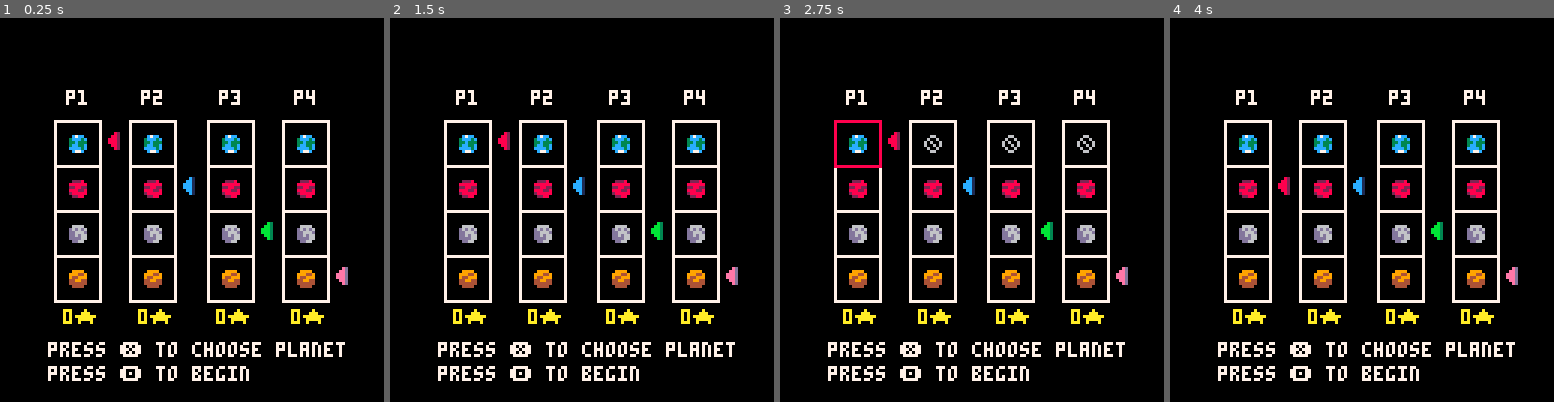
Above: before the commit, frames 1-4 (left to right).
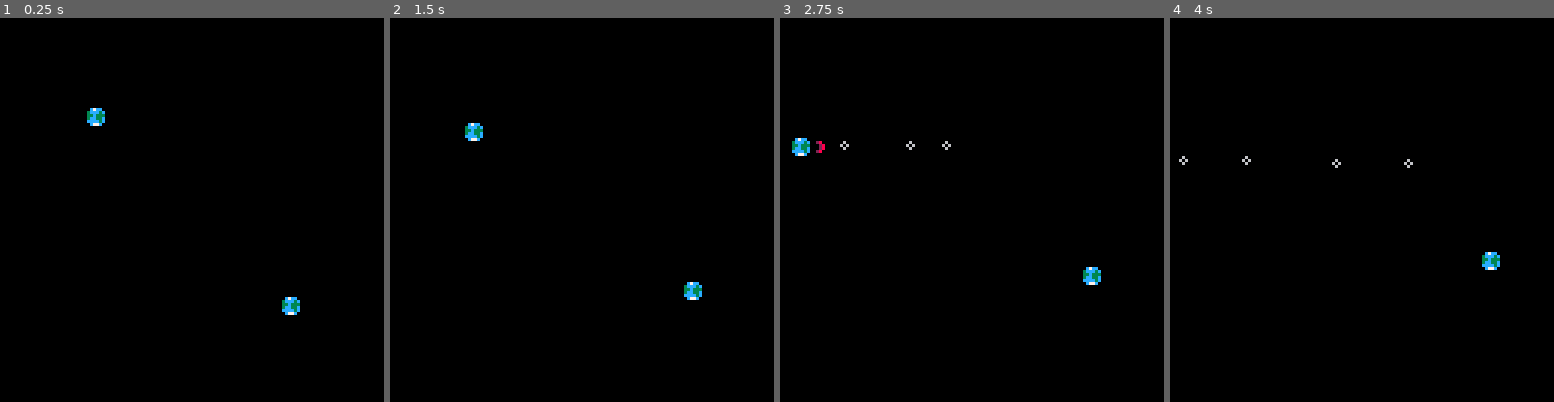
Above: after the commit, the same moments.

Repository: felix-berg/kjam
Game: PICO-8 cartridge proofofconcept.p8
The game is run twice, just before and just after one commit, with the same random seed, the same clock (stepped at 60 frames per second) and the same inputs.
Inputs:
- Up to frame 1 (0.25 s): no input
- Up to frame 2 (1.5 s): tap X (X key) at 0.33, 1.07 s; tap O (Z key) at 0.7 s
- Up to frame 3 (2.75 s): hold Right 1.6-2.1 s; tap O (Z key) at 1.7, 2.1, 2.5 s; tap X (X key) at 1.85 s; hold Up 2.15-2.42 s; hold Right from 2.47 s (still down)
- Up to frame 4 (4 s): tap O (Z key) at 2.9, 3.3, 3.7 s; tap X (X key) at 2.97 s; release Right at 3.03 s; hold Left 3.08-3.58 s; hold Down 3.63-3.97 s

The runs differ from the first frame. In frame 1, 12% of the frame differs, in the area x 12-91%, y 18-95%; in frame 2, 12%; in frame 3, 12%; in frame 4, 12%.

Commit message:
Restarting and gravity adjustments

Diff:
--- a/body.lua
+++ b/body.lua
@@ -1,4 +1,4 @@
-local gravity_constant = 10
+local gravity_constant = 2
 
 local SUN = 1
 local PROJECTILE = 2
@@ -45,7 +45,7 @@
     self.acc:set(0, 0)
 end
 
-local gravity_range = 100
+local gravity_range = 12
 function bodymt:attract_to(body)
     local d = body.pos - self.pos
     if d:sizesq() > gravity_range * gravity_range then return end
--- a/proofofconcept.p8
+++ b/proofofconcept.p8
@@ -22,7 +22,7 @@
 -- objects with references to physics bodies
 local players = {}
 
-local projectile_mass = 0.05
+local projectile_mass = 0.1
 local projectile_radius = 0.2
 function add_projectile(pos, vel)
     local p = make_body(pos)
@@ -38,14 +38,14 @@
 
 function projectile_should_die(proj)
     local p = proj.pos
-    return p.x < world_tl.x - world_size / 2 or p.x > world_br.x + world_size / 2 or
-           p.y < world_tl.y - world_size / 2 or p.y > world_br.y + world_size / 2
+    return p.x < world_tl.x or p.x > world_br.x or
+           p.y < world_tl.y or p.y > world_br.y
 end
 
 function remove_dead_projectiles()
    for _, body in ipairs(bodies) do
         if body.type == PROJECTILE and projectile_should_die(body) then
-            del(bodies, body.body)
+            del(bodies, body)
         end
    end
 end
@@ -205,8 +205,8 @@
     end
 end
 
-local recoil_strength = 1200
-local shoot_strength = 10
+local recoil_strength = 240
+local shoot_strength = 5
 function shoot_projectile(player, shootdir)
     if (shootdir.x == 0 and shootdir.y == 0) return
 
@@ -235,7 +235,7 @@
     for _, body in ipairs(bodies) do
         if not body.is_static then
             for _, other in ipairs(bodies) do
-                if body != other then
+                if body != other and other.type != PROJECTILE then
                     body:attract_to(other)
                 end
             end
@@ -248,6 +248,9 @@
 end
 
 function init_level(level)
+    bodies = {}
+    players = {}
+
     if level == 1 then
         -- two planets
         local player1 = add_player(makevec2d(-4, -4), makevec2d(0, 0), 0)
@@ -292,19 +295,34 @@
 function _init()
     camera(-64, -64)
 
-    init_level(4)
-end
-
-initialize_pause_screen()
+    init_level(flr(rnd(3)) + 1)
+end
+
+-- initialize_pause_screen()
 local prev_num_bodies = 0
 
+local gameover_t = 0
+
 function _update60()
-    local result = update_pause_screen()
+    -- local result = update_pause_screen()
 
     update_player_controls()
     remove_dead_projectiles()
     update_collisions()
 
+    local players_alive = 0
+    for _, player in ipairs(players) do
+        players_alive = player.alive and players_alive + 1 or players_alive
+    end
+
+    if players_alive <= 1 then
+        gameover_t += 1
+        if gameover_t > 60 then
+            -- next round
+            gameover_t = 0
+            init_level(flr(rnd(3)) + 1)
+        end
+    end
 
     if #bodies != prev_num_bodies then
         printh("Bodies:")
@@ -336,47 +354,47 @@
 end
 
 function _draw()
-    draw_pause_screen()
-
-    -- cls()
-    -- fillp()
-    -- palt(0, true)
-
-    -- -- draw bodies
-    -- for _, body in ipairs(bodies) do
-    --     local s = screen_space(body.pos)
-    --     local r = screen_space(body.radius)
-    --     if body.type == PLANET or body.type == FRAGMENT then
-    --         if fget(body.sprite, 0) then -- fragment sprite flag
-    --             local tile = flr(body.rand * 4)
-    --             local tile_x = tile % 2
-    --             local tile_y = flr(tile / 2)
-    --             sspr(body.sprite * 8 + tile_x * 4, flr(body.sprite / 16) + tile_y * 4, 4, 4, s.x - 3, s.y - 3)
-    --         else
-    --             spr(body.sprite, s.x - 3, s.y - 3)
-    --         end
-    --     elseif body.type == SUN then
-    --         draw_sun(s.x, s.y)
-    --     else
-    --         circ(s.x, s.y, r)
-    --     end
-    -- end
-
-    -- -- draw aiming arrows
-    -- for _, player in ipairs(players) do
-    --     local s = screen_space(player.body.pos)
-    --     local d = screen_space(player.controldir * 0.8)
-    --     if player.controldir.x != 0 and player.controldir.y != 0 then
-    --         sspr(72, 4, 4, 4, s.x + d.x - 1, s.y + d.y - 1, 4, 4, player.controldir.x < 0, player.controldir.y < 0)
-    --         -- line(s.x, s.y, s.x + d.x, s.y + d.y, 7)
-    --     elseif player.controldir.x != 0 then
-    --         sspr(72, 0, 4, 4, s.x + d.x - 1, s.y + d.y - 1, 4, 4, player.controldir.x < 0)
-    --         -- line(s.x, s.y, s.x + d.x, s.y + d.y, 7)
-    --     elseif player.controldir.y != 0 then
-    --         sspr(76, 0, 4, 4, s.x + d.x - 1, s.y + d.y - 1, 4, 4, false, player.controldir.y < 0)
-    --         -- line(s.x, s.y, s.x + d.x, s.y + d.y, 7)
-    --     end
-    -- end
+    -- draw_pause_screen()
+
+    cls()
+    fillp()
+    palt(0, true)
+
+    -- draw bodies
+    for _, body in ipairs(bodies) do
+        local s = screen_space(body.pos)
+        local r = screen_space(body.radius)
+        if body.type == PLANET or body.type == FRAGMENT then
+            if fget(body.sprite, 0) then -- fragment sprite flag
+                local tile = flr(body.rand * 4)
+                local tile_x = tile % 2
+                local tile_y = flr(tile / 2)
+                sspr(body.sprite * 8 + tile_x * 4, flr(body.sprite / 16) + tile_y * 4, 4, 4, s.x - 3, s.y - 3)
+            else
+                spr(body.sprite, s.x - 3, s.y - 3)
+            end
+        elseif body.type == SUN then
+            draw_sun(s.x, s.y)
+        else
+            circ(s.x, s.y, r)
+        end
+    end
+
+    -- draw aiming arrows
+    for _, player in ipairs(players) do
+        local s = screen_space(player.body.pos)
+        local d = screen_space(player.controldir * 0.8)
+        if player.controldir.x != 0 and player.controldir.y != 0 then
+            sspr(72, 4, 4, 4, s.x + d.x - 1, s.y + d.y - 1, 4, 4, player.controldir.x < 0, player.controldir.y < 0)
+            -- line(s.x, s.y, s.x + d.x, s.y + d.y, 7)
+        elseif player.controldir.x != 0 then
+            sspr(72, 0, 4, 4, s.x + d.x - 1, s.y + d.y - 1, 4, 4, player.controldir.x < 0)
+            -- line(s.x, s.y, s.x + d.x, s.y + d.y, 7)
+        elseif player.controldir.y != 0 then
+            sspr(76, 0, 4, 4, s.x + d.x - 1, s.y + d.y - 1, 4, 4, false, player.controldir.y < 0)
+            -- line(s.x, s.y, s.x + d.x, s.y + d.y, 7)
+        end
+    end
 end
 
 __gfx__
